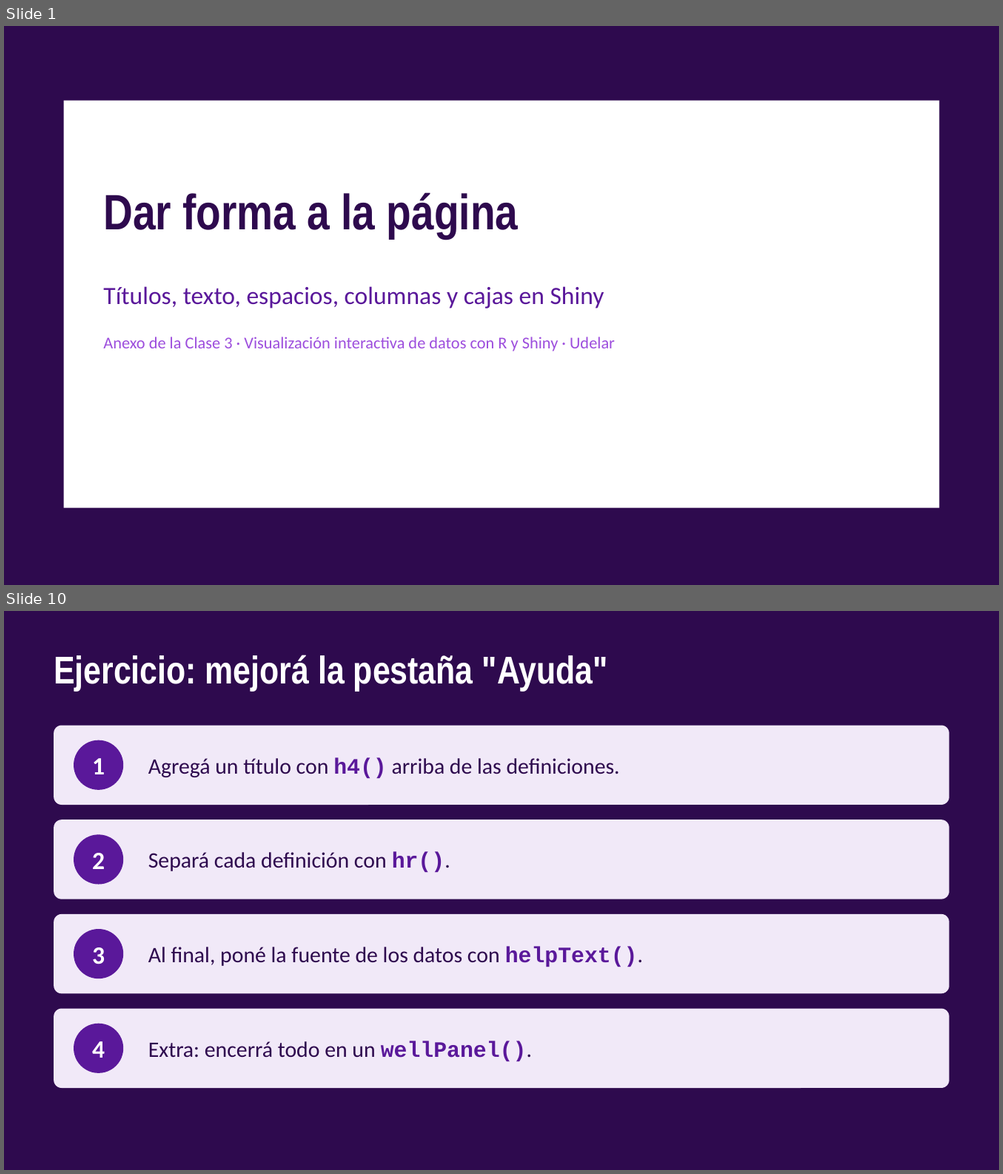
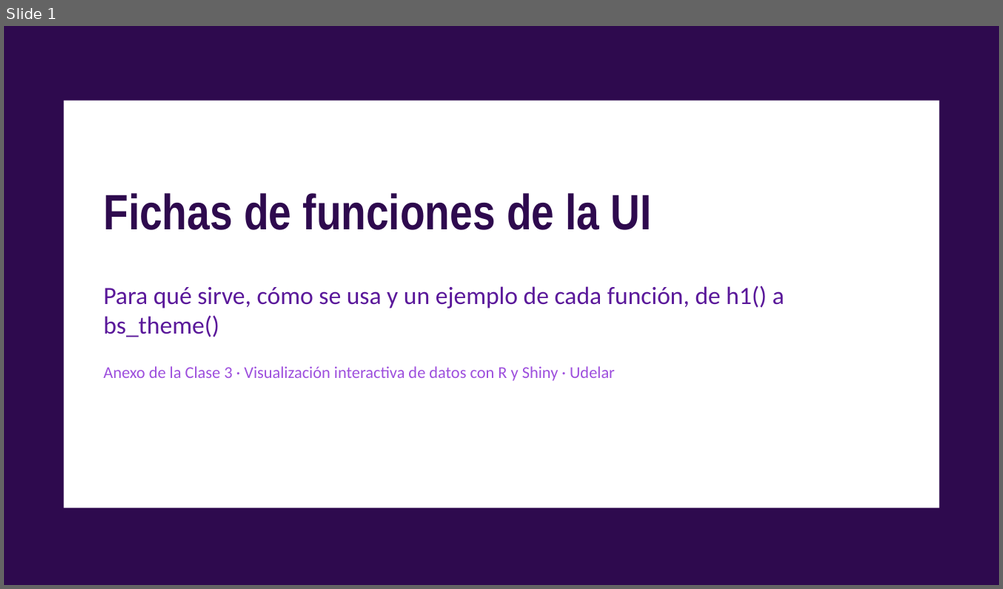
Before and after one commit to nahura99/visualizacion_datos_shiny, a slide deck: clase3/clase3_anexo_ui.pptx. Shown one above the other, each under a label of ours: slides 1 and 10 before the commit, slide 1 after it; the slides between them are not shown. The pictures are 1003x1174 and 1003x589 pixels, drawn with LibreOffice and Linux fonts; fonts in the diff are those of the drawing. Boxes give left, top, right and bottom in pixels: in the first picture for what was removed or moved away, otherwise in the second. Text is boxed around its words. In the diff, an @@ line names an element or a change of style, - is before the commit and + after.

```diff
--- a/clase3/clase3_anexo_ui.pptx
+++ b/clase3/clase3_anexo_ui.pptx
@@ slide 10 removed at [4, 611, 999, 1170], background #2E0A4E @@
@@ title removed at [54, 655, 608, 692] @@
-Ejercicio: mejorá la pestaña "Ayuda"
@@ rounded rectangle removed at [54, 726, 949, 805] @@
@@ ellipse removed at [74, 741, 123, 790] @@
@@ text removed at [92, 758, 105, 775] @@
-1
@@ text removed at [148, 758, 620, 778] @@
-Agregá un título con h4() arriba de las definiciones.
@@ rounded rectangle removed at [54, 820, 949, 900] @@
@@ ellipse removed at [74, 834, 123, 885] @@
@@ text removed at [92, 853, 105, 869] @@
-2
@@ text removed at [148, 852, 450, 872] @@
-Separá cada definición con hr().
@@ rounded rectangle removed at [54, 914, 949, 994] @@
@@ ellipse removed at [74, 929, 123, 979] @@
@@ text removed at [92, 948, 105, 965] @@
-3
@@ text removed at [148, 947, 643, 967] @@
-Al final, poné la fuente de los datos con helpText().
@@ rounded rectangle removed at [54, 1009, 949, 1088] @@
@@ ellipse removed at [74, 1024, 123, 1073] @@
@@ text removed at [92, 1042, 105, 1058] @@
-4
@@ text removed at [148, 1041, 532, 1062] @@
-Extra: encerrá todo en un wellPanel().
@@ slide 1 changed as well @@
@@ title at [103, 193, 652, 230]: text changed @@
-Dar forma a la página
+Fichas de funciones de la UI
@@ text at [103, 286, 784, 338]: text changed @@
-Títulos, texto, espacios, columnas y cajas en Shiny
+Para qué sirve, cómo se usa y un ejemplo de cada función, de h1() a bs_theme()
```
Also in this commit, not shown: 1 other slide changed, 20 slides added, 7 other slides removed.
